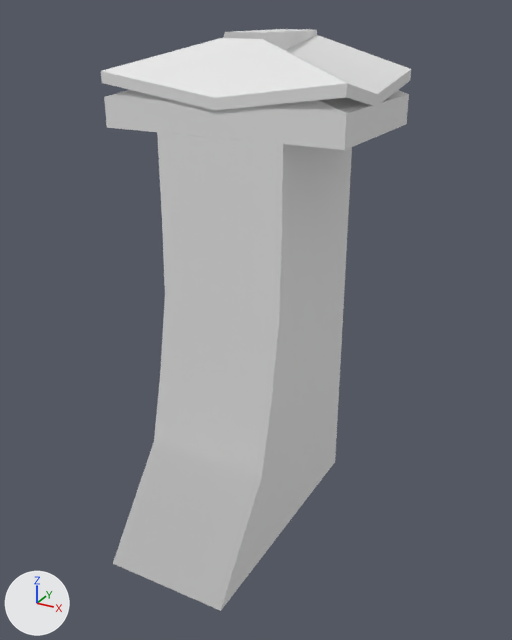
Before and after pictures for a commit that changed the FBX model res/models/scene_models/WidhEndWall.fbx.
One viewpoint serves both versions: a 50 mm camera at (0.607, -1.01, 0.483) aimed at (0.045, 0.012, -0.027). Arrows for +X, +Y and +Z are at lower left; the lights stay in place. The older version comes first. Where no turn or scale is listed for an object, it has been applied to the vertices.

The first picture shows 'WidhEndWall'.
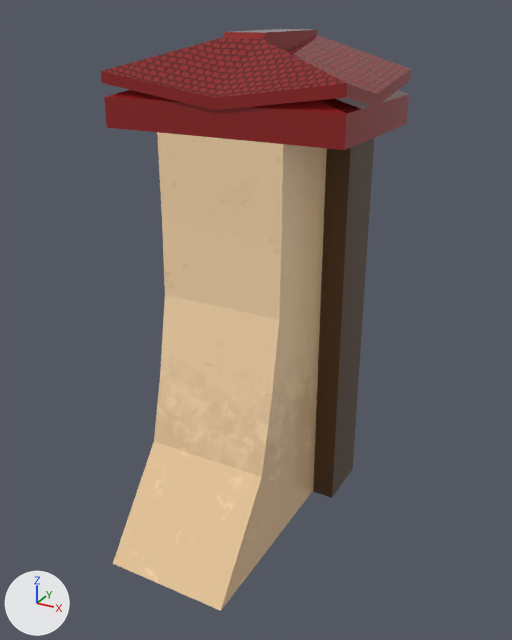
Where the newer file only moved an object's origin or applied its transform, the numbers keep the older frame.

Where the change shows, as pixel boxes [x1, y1, x2, y2] in the pictures (512 x 640 px):
'WidhEndWall', recoloured, shading changed: [101, 29, 411, 611] in both
'WallDecPillar009', added: after [313, 138, 374, 498]

What changed in the scene script:
```text
Add img_widhendwall_defaultmaterial_basecolor_png:
    img_widhendwall_defaultmaterial_basecolor_png = load_image('WidhEndWall_DefaultMaterial_BaseColor.png', '_unpacked/WidhEndWall_DefaultMaterial_BaseColor.png', 1024, 1024, 'sRGB')
Add img_walldecpillar_defaultmaterial_basecolor_png:
    img_walldecpillar_defaultmaterial_basecolor_png = load_image('WallDecPillar_DefaultMaterial_BaseColor.png', '_unpacked/WallDecPillar_DefaultMaterial_BaseColor.png', 1024, 1024, 'sRGB')
Add mat_material__10:
    mat_material__10 = principled_material('Material #10')
    mat_material__10.texture = img_widhendwall_defaultmaterial_basecolor_png
    mat_material__10.roughness = 0.0
Add mat_material__12:
    mat_material__12 = principled_material('Material #12')
    mat_material__12.texture = img_walldecpillar_defaultmaterial_basecolor_png
    mat_material__12.roughness = 0.0
Change me_mesh:
    where me_mesh.from_pydata(...)  # 65 vertices, 100 faces; spans x -0.219..0.219, y -0.247..0.247, z -0.449..0.449
    used by ob_widhendwall; location = (0.0, 0.0, 0.0)
    me_mesh part 1: edges marked sharp go from 70 to 79
    add me_mesh.materials.append(mat_material__10)  # picture img_widhendwall_defaultmaterial_basecolor_png
Add me_mesh_002:
    me_mesh_002.from_pydata(...)  # 8 vertices, 10 faces; spans x 0.121..0.164, y 0.124..0.24, z -0.45..0.297
    me_mesh_002.materials.append(mat_material__12)  # picture img_walldecpillar_defaultmaterial_basecolor_png
Add ob_walldecpillar009:
    ob_walldecpillar009 = bpy.data.objects.new('WallDecPillar009', me_mesh_002)
    ob_walldecpillar009.location = (0.0, 0.0, 0.0)
```
